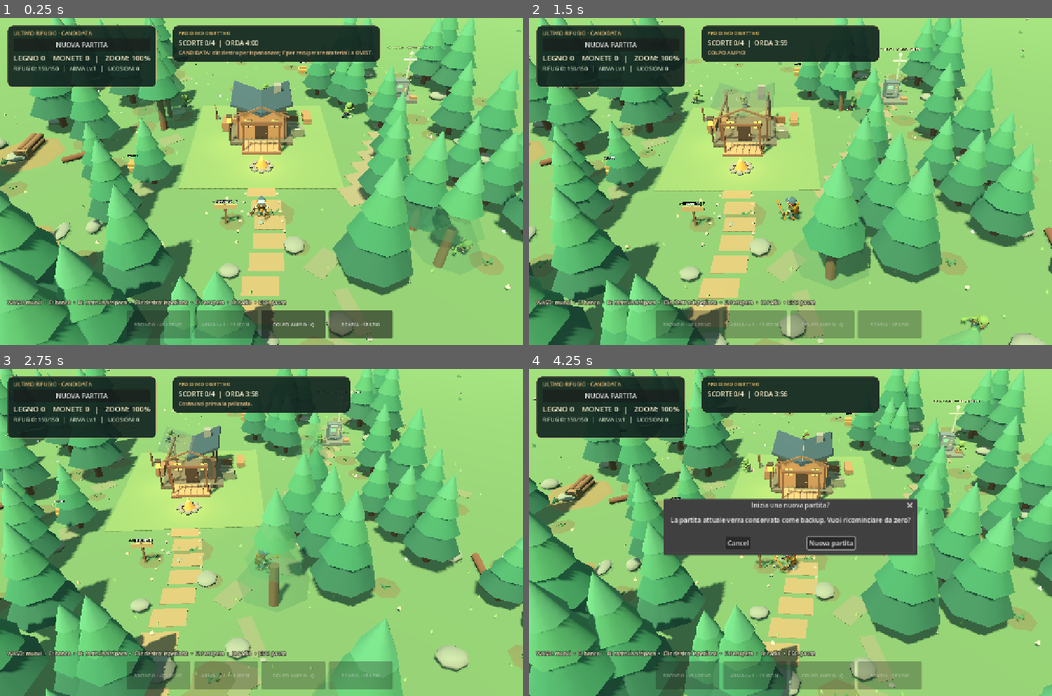
Above: before the commit, frames 1-4 (two rows, left to right).
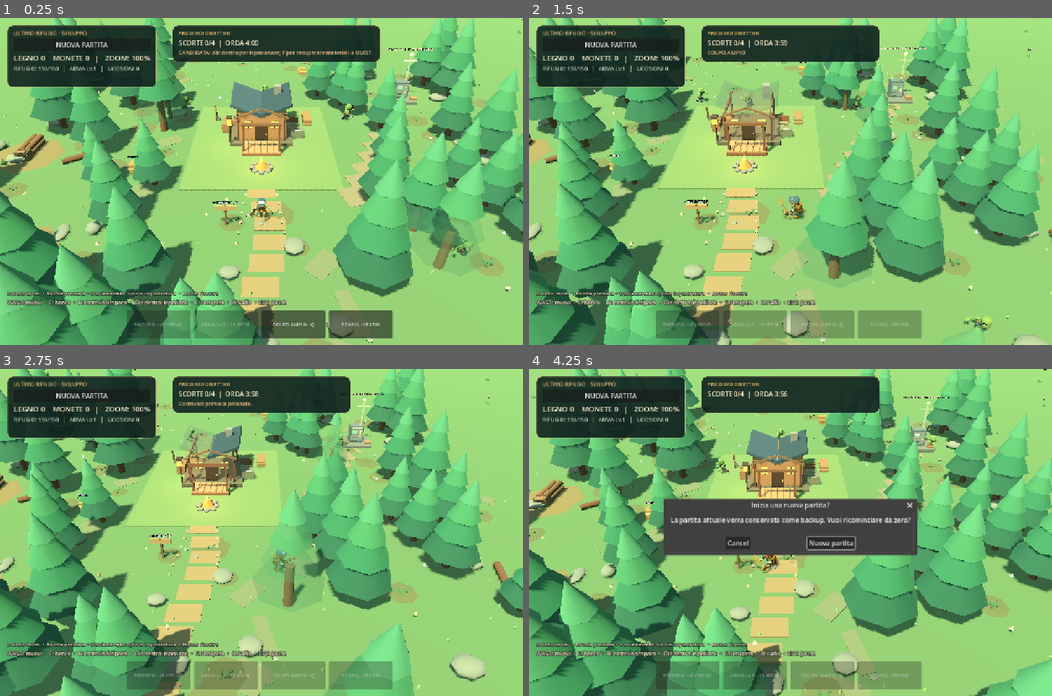
Above: after the commit, the same moments.

Repository: p2vvvjz8rh-commits/ultimo-rifugio
Game: Godot game, scene res://scenes/World.tscn
Two runs of this game, one before a commit and one after it. Both use one fixed random seed, a clock stepped at 60 frames per second and the inputs below.
Inputs (mouse positions are in pixels of both pictures, inside the frame that each line leads up to):
- Up to frame 1 (0.25 s): no input
- Up to frame 2 (1.5 s): tap Enter at 0.5 s; move the mouse to (905, 165) at 0.52 s; hold D 0.53-1.25 s; tap Q at 0.6 s; click (905, 165) at 0.67 s; tap Space at 0.77 s; drag from (685, 197) to (764, 246) at 1.27 s
- Up to frame 3 (2.75 s): move the mouse to (313, 460) at 2.02 s; hold D from 2.03 s (still down); tap E at 2.1 s; click (313, 460) at 2.17 s
- Up to frame 4 (4.25 s): release D at 2.75 s; drag from (764, 597) to (633, 483) at 2.77 s; move the mouse to (947, 581) at 3.52 s; hold A from 3.53 s (still down); tap N at 3.6 s; click (947, 581) at 3.67 s; tap Space at 3.77 s

The runs differ from the first frame. In frame 1, 8.4% of the frame differs, in the area x 0-100%, y 0-100%; in frame 2, 20%; in frame 3, 45%; in frame 4, 50%.

Commit message:
Rifinisce movimento visuale interna resistenza e inquadratura

Diff:
--- a/scripts/structure_visual.gd
+++ b/scripts/structure_visual.gd
@@ -11,6 +11,7 @@
 var heavy_damage: Node3D
 var rubble: Node3D
 var last_bar_hp: int = -1
+var fracture_materials: Dictionary = {}
 
 func configure(kind: String, maximum: float, local_position: Vector3) -> void:
     structure_kind = kind
@@ -102,7 +103,16 @@
     surface.generate_normals()
     var model := MeshInstance3D.new()
     model.mesh = surface.commit()
-    model.material_override = material
+    if material is StandardMaterial3D:
+        var key: int = material.get_instance_id()
+        if not fracture_materials.has(key):
+            var fracture: StandardMaterial3D = material.duplicate()
+            fracture.cull_mode = BaseMaterial3D.CULL_DISABLED
+            fracture_materials[key] = fracture
+        model.material_override = fracture_materials[key]
+    else:
+        model.material_override = material
+    model.set_meta("damaged_structure",true)
     model.position = at
     parent.add_child(model)
     return model
--- a/scripts/survivor.gd
+++ b/scripts/survivor.gd
@@ -139,7 +139,7 @@
             direction = direction.normalized()
             last_direction = direction
             visual.look_toward(direction,delta)
-    var moving_now: bool = direction.length_squared() > 0.01
+    var before_move: Vector3 = global_position
     var speed := 4.2 if dash_time <= 0.0 else 9.0
     velocity.x = direction.x * speed
     velocity.z = direction.z * speed
@@ -147,6 +147,9 @@
     move_and_slide()
     global_position.x = clampf(global_position.x, -20.0, 20.0)
     global_position.z = clampf(global_position.z, -20.0, 20.0)
+    # L'intenzione di movimento non basta: contro un ostacolo si resta fermi.
+    var moved := Vector2(global_position.x-before_move.x,global_position.z-before_move.z)
+    var moving_now: bool = moved.length() > maxf(delta,.001)*.12
     if action_timer <= 0.0:
         visual.play_clip("Walk" if moving_now else "Idle", 1.15)
     var enemy = game.closest_enemy(global_position, 1.95)
--- a/scripts/world.gd
+++ b/scripts/world.gd
@@ -12,6 +12,8 @@
 const BENCH_REPAIR_AMOUNT := 100.0
 const BENCH_HP_MAX := 130.0
 const CABIN_HP_MAX := 150.0
+const CABIN_DAMAGE_MULTIPLIER := .35
+const CAMERA_PAN_LIMIT := 10.0
 
 var rng := RandomNumberGenerator.new()
 var materials := {}
@@ -30,6 +32,9 @@
 var gate_hp: float = GATE_HP_MAX
 var gate_indicator: Label3D
 var camera_distance: float = 1.0
+var camera_pan := Vector3.ZERO
+var camera_focus := Vector3.ZERO
+var camera_dragging: bool = false
 var enemy_indicator_root: Control
 var enemy_indicators: Array[Label] = []
 var noise_spawn_cooldown: float = 0.0
@@ -105,6 +110,7 @@
     salvage.configure(self)
     _create_camera()
     _create_hud()
+    DisplayServer.window_set_title("Ultimo Rifugio · " + _candidate_identity())
     _load_progress()
     _spawn_initial_enemies()
     _spawn_supply_cache()
@@ -114,7 +120,10 @@
     show_message("CANDIDATA: clic destro per ispezionare; F per recuperare materiali a OVEST. ", 6.0)
 
 func _process(delta: float) -> void:
+    if camera_dragging and not Input.is_mouse_button_pressed(MOUSE_BUTTON_MIDDLE):
+        camera_dragging = false
     if paused:
+        _update_camera(delta)
         return
     if last_mouse_button and not Input.is_mouse_button_pressed(MOUSE_BUTTON_LEFT):
         last_mouse_button = false
@@ -142,8 +151,21 @@
         _save_progress()
 
 func _input(event: InputEvent) -> void:
+    if event is InputEventMouseButton and event.button_index == MOUSE_BUTTON_MIDDLE:
+        camera_dragging = event.pressed and not repair_popup.visible and not new_game_dialog.visible
+        if camera_dragging:
+            last_mouse_button = false
+            hero.clear_mouse_destination()
+        get_viewport().set_input_as_handled()
+        return
+    if event is InputEventMouseMotion and camera_dragging:
+        _pan_camera(event.relative)
+        get_viewport().set_input_as_handled()
+        return
     if event is InputEventKey and event.pressed and not event.echo:
         match event.keycode:
+            KEY_HOME:
+                camera_pan = Vector3.ZERO
             KEY_ESCAPE:
                 paused = not paused
                 show_message("PAUSA" if paused else "Esplorazione ripresa",2.0)
@@ -170,9 +192,12 @@
                     radio_station.activate()
 
 func _unhandled_input(event: InputEvent) -> void:
+    if camera_dragging and event is InputEventMouseButton and event.button_index in [MOUSE_BUTTON_LEFT,MOUSE_BUTTON_RIGHT]:
+        get_viewport().set_input_as_handled()
+        return
     # I controlli da tastiera sono intercettati in _input anche dopo aver cliccato un pulsante UI.
-    if event is InputEventMouseButton and event.pressed and not paused:
-        if event.button_index == MOUSE_BUTTON_RIGHT:
+    if event is InputEventMouseButton and event.pressed:
+        if event.button_index == MOUSE_BUTTON_RIGHT and not paused:
             _inspect_structure(event.position)
             get_viewport().set_input_as_handled()
             return
@@ -475,14 +500,31 @@
     camera.name = "Telecamera_inclinata"
     camera.current = true
     camera.fov = 47.0
-    camera.position = hero.global_position + Vector3(0, 14.5, 16.5) * camera_distance
+    camera_focus = hero.global_position
+    camera.position = camera_focus + Vector3(0, 14.5, 16.5) * camera_distance
     add_child(camera)
     camera.look_at(hero.global_position + Vector3(0, 1.15, -1.9), Vector3.UP)
 
 func _update_camera(delta: float) -> void:
-    var desired: Vector3 = hero.global_position + Vector3(0, 14.5, 16.5) * camera_distance
-    camera.global_position = camera.global_position.lerp(desired, clampf(delta * 3.0, 0.0, 1.0))
-    camera.look_at(hero.global_position + Vector3(0, 1.15, -2.0), Vector3.UP)
+    var target: Vector3 = hero.global_position + camera_pan
+    target.x = clampf(target.x,-WORLD_HALF,WORLD_HALF)
+    target.z = clampf(target.z,-WORLD_HALF,WORLD_HALF)
+    var weight: float = clampf(delta*3.0,0.0,1.0)
+    camera_focus = camera_focus.lerp(target,weight)
+    var desired: Vector3 = target + Vector3(0,14.5,16.5)*camera_distance
+    camera.global_position = camera.global_position.lerp(desired,weight)
+    camera.look_at(camera_focus+Vector3(0,1.15,-2.0),Vector3.UP)
+
+func _pan_camera(relative: Vector2) -> void:
+    var center: Vector2 = get_viewport().get_visible_rect().size*.5
+    var plane := Plane(Vector3.UP,0)
+    var before = plane.intersects_ray(camera.project_ray_origin(center),camera.project_ray_normal(center))
+    var after = plane.intersects_ray(camera.project_ray_origin(center+relative),camera.project_ray_normal(center+relative))
+    if before == null or after == null:
+        return
+    camera_pan += before-after
+    camera_pan.y = 0
+    camera_pan = camera_pan.limit_length(CAMERA_PAN_LIMIT)
 
 func _spawn_initial_enemies() -> void:
     # Presenze vicine ma fuori dal cortile: visibili anche prima della prima orda.
@@ -1249,7 +1291,7 @@
     # La casetta ha HP separati e viene colpita solo se lo zombie la raggiunge.
     if base_hp <= 0.0:
         return
-    base_hp = maxf(0.0, base_hp - damage)
+    base_hp = maxf(0.0, base_hp - damage*CABIN_DAMAGE_MULTIPLIER)
     _sync_structure_visuals()
     if base_hp <= 0.0:
         wood = maxi(0, wood - 10)
@@ -1306,7 +1348,7 @@
     root.add_child(left)
     var left_vbox := VBoxContainer.new()
     left.add_child(left_vbox)
-    _label(left_vbox,"ULTIMO RIFUGIO · CANDIDATA",13,Color("#e6bb77"))
+    _label(left_vbox,"ULTIMO RIFUGIO · " + _candidate_identity(),13,Color("#e6bb77"))
     var start_over := Button.new()
     start_over.text = "NUOVA PARTITA"
     start_over.custom_minimum_size = Vector2(150,28)
@@ -1370,6 +1412,14 @@
     guide.offset_left = 18
     guide.offset_top = -113
     guide.offset_bottom = -90
+    var camera_hint := _label(root,"Rotella: zoom  •  Rotella premuta + trascinamento: sposta inquadratura  •  Home: ricentra",12,Color("#fff0ce"))
+    camera_hint.add_theme_color_override("font_outline_color",Color("#17251c"))
+    camera_hint.add_theme_constant_override("outline_size",5)
+    camera_hint.anchor_top = 1
+    camera_hint.anchor_bottom = 1
+    camera_hint.offset_left = 18
+    camera_hint.offset_top = -135
+    camera_hint.offset_bottom = -114
 
 func _button(parent: Control, caption: String) -> Button:
     var button := Button.new()
@@ -1431,7 +1481,7 @@
                 characters.append(enemy.global_position + Vector3.UP * 1.1)
         var eye: Vector3 = camera.global_position
         for mesh in occluders:
-            if not is_instance_valid(mesh) or not mesh.visible:
+            if not is_instance_valid(mesh) or not mesh.is_visible_in_tree():
                 continue
             var local_eye: Vector3 = mesh.global_transform.affine_inverse() * eye
             var bounds: AABB = mesh.get_aabb()
@@ -1452,7 +1502,7 @@
         if not is_instance_valid(mesh):
             continue
         var id: int = mesh.get_instance_id()
-        var desired: float = .24 if occlusion_targets.has(id) else 1.0
+        var desired: float = _occlusion_opacity(mesh) if occlusion_targets.has(id) else 1.0
         var previous: float = float(occlusion_alpha.get(id,1.0))
         var current: float = move_toward(previous,desired,delta * 3.6)
         if current >= .999:
@@ -1755,3 +1805,17 @@
     _box(base_details,"Manico_vanga",Vector3(-3.8,.8,-5.5),Vector3(.065,1.2,.065),"#bf9a67",.18)
     _box(base_details,"Ferro_vanga",Vector3(-3.67,.23,-5.5),Vector3(.27,.34,.08),"#747e7b",.18)
     _register_occluders(base_details)
+
+func _occlusion_opacity(mesh: MeshInstance3D) -> float:
+    # Le fratture devono restare leggibili anche dal cortile durante l'occlusione.
+    return .65 if mesh.get_meta("damaged_structure",false) else .24
+
+func _candidate_identity() -> String:
+    if OS.has_feature("editor"):
+        return "SVILUPPO"
+    var path: String = OS.get_executable_path().get_base_dir().path_join("COMMIT.txt")
+    if FileAccess.file_exists(path):
+        var revision: String = FileAccess.get_file_as_string(path).strip_edges()
+        if revision.length() == 40 and revision.is_valid_hex_number():
+            return "CANDIDATA " + revision.left(7)
+    return "CANDIDATA"
--- /dev/null
+++ b/tests/movement_camera_and_resistance.gd
@@ -0,0 +1,99 @@
+extends SceneTree
+var failures: int = 0
+func check(condition: bool, description: String) -> void:
+    if not condition:
+        failures += 1
+        push_error(description)
+func _initialize() -> void:
+    call_deferred("run")
+func run() -> void:
+    var game = load("res://scripts/world.gd").new()
+    root.add_child(game)
+    game.set_process(false)
+    game.salvage.set_process(false)
+    game.radio_station.set_process(false)
+    game.trees.clear()
+    for enemy in game.enemies:
+        enemy.queue_free()
+    game.enemies.clear()
+    game.stockade_built = true
+    game._build_stockade()
+    game.hero.global_position = Vector3(4.2,.1,0)
+    game.hero.set_mouse_destination(Vector3(8,.1,0))
+    for frame in range(100):
+        await physics_frame
+    var stuck_position: Vector3 = game.hero.global_position
+    check(stuck_position.x < 4.8,"Il personaggio e' bloccato fisicamente dal muro")
+    check(game.hero.visual.current_clip.to_lower().ends_with("idle"),"Contro il muro la locomozione passa a Idle")
+    game.hero.set_mouse_destination(Vector3(8,.1,2))
+    for frame in range(12):
+        await physics_frame
+    check(game.hero.global_position.z > stuck_position.z+.2,"Lo scorrimento lungo il muro resta possibile")
+    check(game.hero.visual.current_clip.to_lower().ends_with("walk"),"Movimento reale lungo il muro mantiene Walk")
+    game.hero.set_physics_process(false)
+    game.hero.clear_mouse_destination()
+    game._update_camera(1)
+    var hero_before: Vector3 = game.hero.global_position
+    var middle := InputEventMouseButton.new()
+    middle.button_index = MOUSE_BUTTON_MIDDLE
+    middle.pressed = true
+    game._input(middle)
+    var motion := InputEventMouseMotion.new()
+    motion.relative = Vector2(120,-60)
+    game._input(motion)
+    check(game.camera_pan.length() > .1 and game.camera_pan.length() <= game.CAMERA_PAN_LIMIT+.001,"Trascinamento rotella sposta l'inquadratura entro il limite")
+    for drag in range(10):
+        game._pan_camera(Vector2(1000,1000))
+    check(game.camera_pan.length() <= game.CAMERA_PAN_LIMIT+.001,"Limite mantenuto anche dopo trascinamenti ripetuti")
+    var left := InputEventMouseButton.new()
+    left.button_index = MOUSE_BUTTON_LEFT
+    left.pressed = true
+    left.position = Vector2(500,400)
+    game._unhandled_input(left)
+    check(not game.hero.mouse_has_destination and game.hero.global_position.is_equal_approx(hero_before),"Muovere la camera non comanda il protagonista")
+    middle.pressed = false
+    game._input(middle)
+    check(not game.camera_dragging,"Rilascio rotella termina il trascinamento")
+    var home := InputEventKey.new()
+    home.keycode = KEY_HOME
+    home.pressed = true
+    game._input(home)
+    check(game.camera_pan == Vector3.ZERO,"Home ricentra la visuale")
+    game.paused = true
+    game.camera_pan = Vector3(3,0,4)
+    var previous_focus: Vector3 = game.camera_focus
+    var elapsed: float = game.elapsed
+    game._process(.2)
+    check(not game.camera_focus.is_equal_approx(previous_focus) and game.elapsed == elapsed,"In pausa la camera si muove senza avanzare il gioco")
+    var zoom_before: float = game.camera_distance
+    var wheel := InputEventMouseButton.new()
+    wheel.button_index = MOUSE_BUTTON_WHEEL_UP
+    wheel.pressed = true
+    game._unhandled_input(wheel)
+    check(game.camera_distance < zoom_before,"La rotella mantiene lo zoom anche in pausa")
+    game.paused = false
+    game.base_hp = game.CABIN_HP_MAX
+    game.damage_base(20)
+    check(is_equal_approx(game.base_hp,143.0),"Capanna: danno ridotto del 65%, HP massimi invariati")
+    game._save_progress()
+    game.base_hp = 1
+    game._load_progress()
+    check(is_equal_approx(game.base_hp,143.0),"Salvataggi conservano gli HP senza migrazioni")
+    game.wall_segments[0]["hp"] = 50.0
+    game._sync_structure_visuals()
+    var component = game.wall_segments[0]["durability"]
+    var fractured_count: int = 0
+    var pending: Array = [component.bound_meshes[0]["variants"][1]]
+    while not pending.is_empty():
+        var node: Node = pending.pop_back()
+        pending.append_array(node.get_children())
+        if node is MeshInstance3D and node.get_meta("damaged_structure",false):
+            fractured_count += 1
+            check(node.material_override.cull_mode == BaseMaterial3D.CULL_DISABLED,"Fratture visibili da entrambi i lati")
+            check(game._occlusion_opacity(node) >= .6,"Trasparenza mantiene leggibili i danni dall'interno")
+    check(fractured_count > 0,"Verificata geometria effettiva danneggiata")
+    game.skip_save_on_exit = true
+    game.queue_free()
+    await process_frame
+    print("Movimento, camera e resistenza: %d errori" % failures)
+    quit(1 if failures else 0)
Not shown, changed: docs/CANDIDATA_MANUTENZIONE.txt
Not shown, changed: tools/ESPORTA_CANDIDATA_LINUX.sh
Not shown, changed: tools/VERIFICA_LINUX.sh
